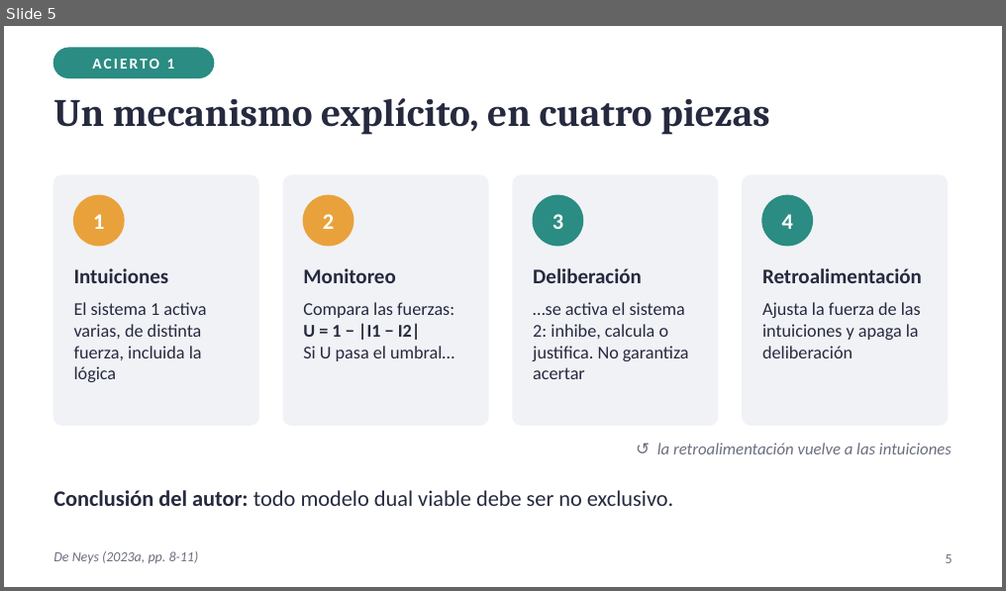
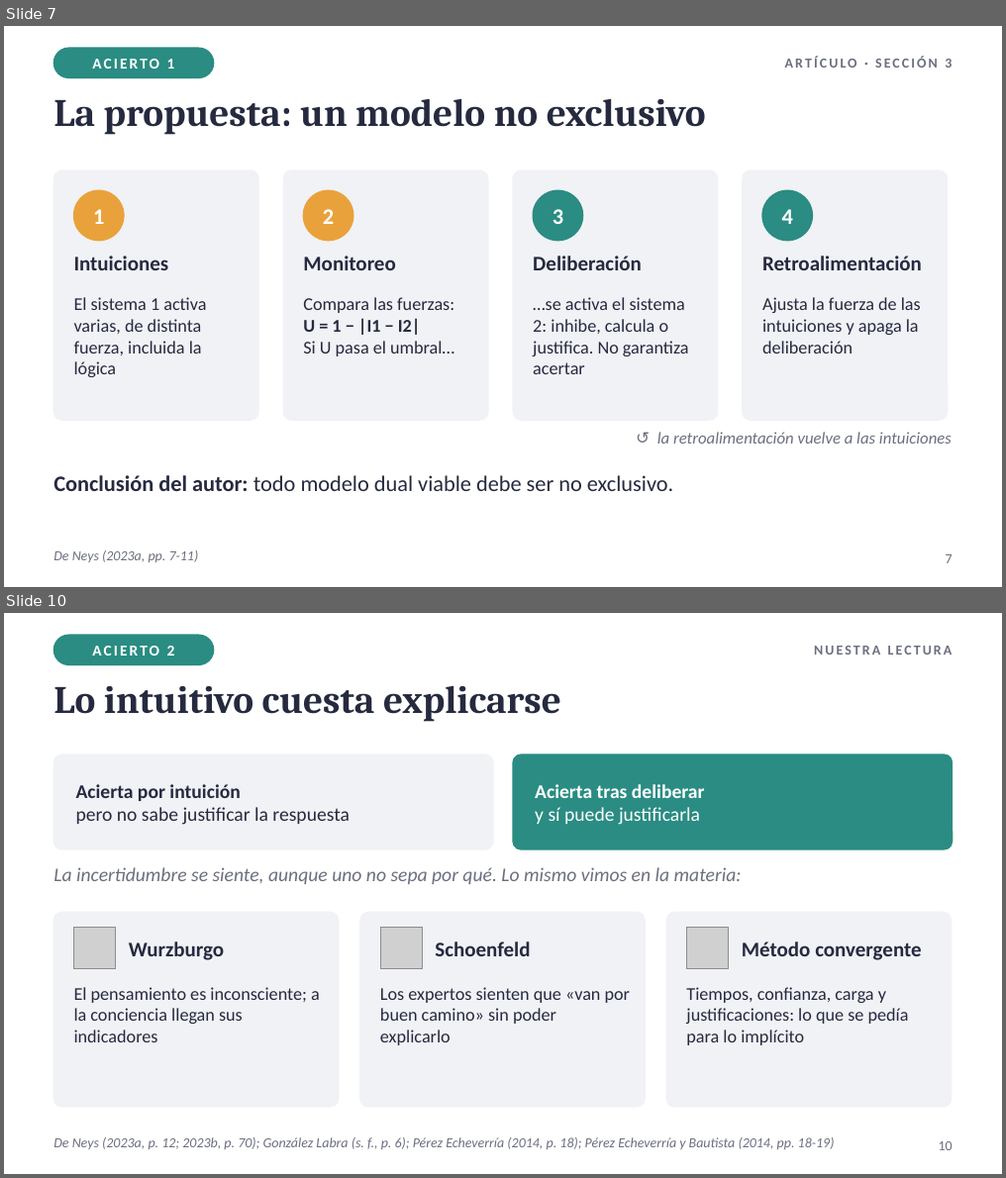
Before and after one commit to Franco4447/psicologia-favaloro, a slide deck: 2do Año/Procesos Básicos III/6_Entregables/U03_PresentacionArticulo_FastAndSlowThinking_Diapositivas.pptx. Shown one above the other, each under a label of ours: slide 5 before the commit, slides 7 and 10 after it; the slides between them are not shown. The pictures are 1006x591 and 1006x1178 pixels, drawn with LibreOffice and Linux fonts; fonts in the diff are those of the drawing; grey boxes stand for pictures. Boxes give left, top, right and bottom in pixels: in the first picture for what was removed or moved away, otherwise in the second. Text is boxed around its words. In the diff, an @@ line names an element or a change of style, - is before the commit and + after.

```diff
--- a/2do Año/Procesos Básicos III/6_Entregables/U03_PresentacionArticulo_FastAndSlowThinking_Diapositivas.pptx
+++ b/2do Año/Procesos Básicos III/6_Entregables/U03_PresentacionArticulo_FastAndSlowThinking_Diapositivas.pptx
@@ slide 10 added at box(4, 613, 1002, 1174), background #FFFFFF @@
@@ rounded rectangle added at box(54, 635, 214, 664), fill #2A8C82, outline #2A8C82 1 pt @@
@@ text added at box(92, 646, 175, 656), 11 pt, text #FFFFFF, bold @@
+ACIERTO 2
@@ text added at box(814, 646, 952, 655), 10 pt, text #6B6F80, bold @@
+NUESTRA LECTURA
@@ title added at box(54, 685, 561, 722), 28 pt, text #262A3F, bold @@
+Lo intuitivo cuesta explicarse
@@ rounded rectangle added at box(54, 755, 493, 850), fill #F1F2F6, outline #F1F2F6 1 pt @@
@@ rounded rectangle added at box(513, 755, 952, 850), fill #2A8C82, outline #2A8C82 1 pt @@
@@ text added at box(76, 784, 350, 825), 14 pt, text #262A3F @@
+Acierta por intuición
+pero no sabe justificar la respuesta
@@ text added at box(535, 784, 705, 825), 14 pt, text #FFFFFF, bold @@
+Acierta tras deliberar
+y sí puede justificarla
@@ text added at box(54, 867, 742, 884), 14 pt, text #6B6F80, italic @@
+La incertidumbre se siente, aunque uno no sepa por qué. Lo mismo vimos en la materia:
@@ rounded rectangle added at box(54, 912, 339, 1107), fill #F1F2F6, outline #F1F2F6 1 pt @@
@@ picture added at box(74, 928, 116, 969) @@
@@ rounded rectangle added at box(360, 912, 645, 1107), fill #F1F2F6, outline #F1F2F6 1 pt @@
@@ picture added at box(380, 928, 422, 969) @@
@@ rounded rectangle added at box(666, 912, 951, 1107), fill #F1F2F6, outline #F1F2F6 1 pt @@
@@ picture added at box(686, 928, 729, 969) @@
@@ text added at box(129, 942, 224, 960), 15 pt, text #262A3F, bold @@
+Wurzburgo
@@ text added at box(435, 942, 530, 957), 15 pt, text #262A3F, bold @@
+Schoenfeld
@@ text added at box(742, 942, 921, 960), 15 pt, text #262A3F, bold @@
+Método convergente
@@ text added at box(74, 987, 320, 1043), 13 pt, text #262A3F @@
+El pensamiento es inconsciente; a la conciencia llegan sus indicadores
@@ text added at box(380, 987, 630, 1046), 13 pt, text #262A3F @@
+Los expertos sienten que «van por buen camino» sin poder explicarlo
@@ text added at box(686, 987, 909, 1046), 13 pt, text #262A3F @@
+Tiempos, confianza, carga y justificaciones: lo que se pedía para lo implícito
@@ text added at box(54, 1138, 835, 1150), 10 pt, text #6B6F80, italic @@
+De Neys (2023a, p. 12; 2023b, p. 70); González Labra (s. f., p. 6); Pérez Echeverría (2014, p. 18); Pérez Echeverría y Bautista (2014, pp. 18-19)
@@ page number added at box(939, 1142, 952, 1151), 10 pt, text #6B6F80 @@
+10
@@ what was slide 5 is now slide 7 @@
@@ slide 7 changed as well @@
@@ text added at box(785, 57, 951, 68), 10 pt, text #6B6F80, bold @@
+ARTÍCULO · SECCIÓN 3
@@ title at box(54, 98, 706, 135): text changed @@
-Un mecanismo explícito, en cuatro piezas
+La propuesta: un modelo no exclusivo
@@ 8 texts, 4 rounded rectangles, 4 ellipses: place and size @@
-8 texts, 4 rounded rectangles, 4 ellipses at box(54, 175, 947, 425)
+8 texts, 4 rounded rectangles, 4 ellipses at box(54, 171, 947, 420)
@@ vertical alignment middle to top in 6 elements at box(54, 475, 673, 491), box(74, 256, 169, 271), box(303, 256, 395, 271), box(533, 256, 642, 271), box(762, 256, 922, 271), box(657, 432, 951, 444) @@
@@ text at box(54, 551, 199, 563): text changed @@
-De Neys (2023a, pp. 8-11)
+De Neys (2023a, pp. 7-11)
@@ page number at box(945, 555, 952, 564): text changed @@
-5
+7
```
Also in this commit, not shown: 10 other slides changed, 5 other slides added, 3 other files.
